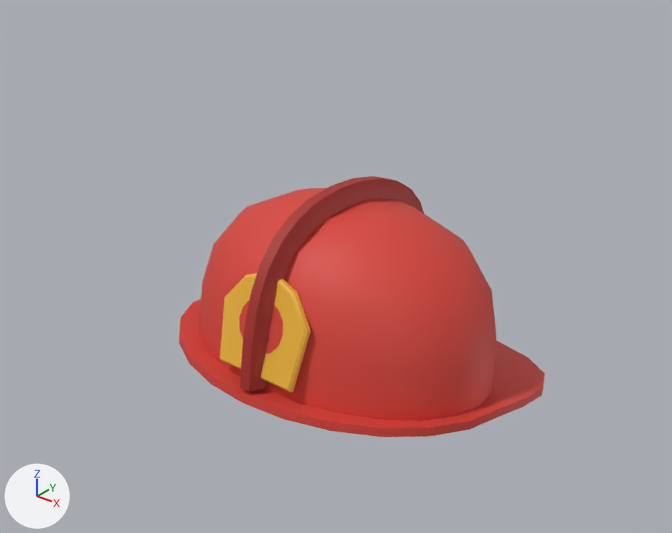
Renders of the FBX model Overbooked/arte/accesorios/CascoBombero.fbx from each side of a commit.
Camera for both pictures: a 50 mm lens placed at (1.85, -2.5, 2.08), pointed at (-0.05, -0.12, 0.6). The axes (+X, +Y, +Z) are drawn at lower left. The lights are the same throughout. The picture after the commit comes second.

In view in the first picture: 'CascoBombero'.
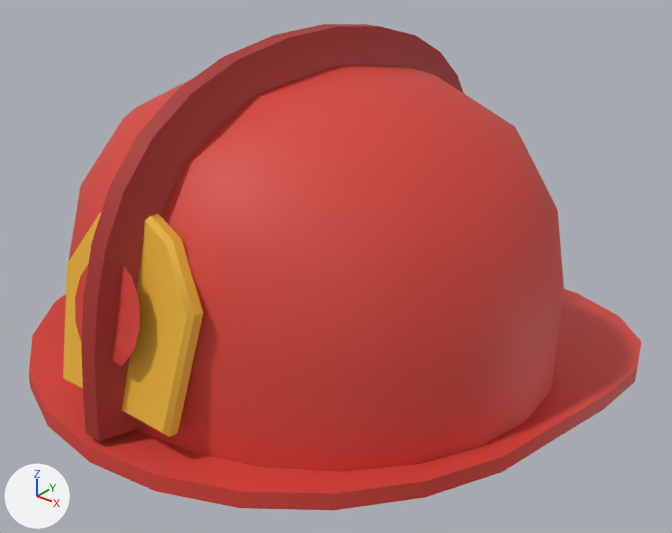
What differs and where, as boxes (x1, y1, x2, y2) in the pictures (672 x 533 px; the box of a moved part takes in the faces that stretch with it):
'CascoBombero', reshaped (67% wider, 86% taller)
    before: (179, 176, 545, 437)
    after: (29, 24, 641, 510)
part 1 of me_cascobombero, moved or reshaped
    before: (240, 176, 424, 392)
    after: (81, 24, 463, 441)
part 2 of me_cascobombero, moved or reshaped
    before: (179, 299, 545, 437)
    after: (29, 289, 641, 510)
part 3 of me_cascobombero, added (red)
    after: (69, 65, 564, 472)
part 4 of me_cascobombero, added (orange)
    after: (63, 212, 204, 437)
part 5 of me_cascobombero, added (red)
    after: (75, 265, 140, 367)
part 6 of me_cascobombero, deleted (red)
    before: (199, 188, 496, 421)
part 7 of me_cascobombero, deleted (orange)
    before: (220, 273, 311, 392)
part 8 of me_cascobombero, deleted (red)
    before: (239, 301, 283, 354)

What the commit changed:
me_cascobombero is used by ob_cascobombero; location (0.0, 0.0, 0.0).
me_cascobombero had 464 vertices, 483 faces and spanned x -0.685..0.685, y -0.675..0.675, z 0.0..0.94.
me_cascobombero now has 464 vertices, 483 faces and spans x -0.965..0.965, y -1.28..1.28, z 0.0..1.49.
me_cascobombero part 1: the loose piece of 126 vertices spanning x -0.04..0.04, y -0.662..0.384, z 0.228..0.94 is multiplied about its middle by the matrix ((1.409, 0.0, 0.0), (0.0, 1.87, -0.119), (0.0, 0.066, 1.645)), then moved by (0.0, -0.169, 0.324).
me_cascobombero part 2: the loose piece of 144 vertices spanning x -0.685..0.685, y -0.675..0.675, z 0.0..0.357 is multiplied about its middle by the matrix ((1.409, 0.0, 0.0), (0.0, 1.87, -0.119), (0.0, 0.066, 1.645)), then moved by (0.0, 0.0, 0.071).
me_cascobombero part 3: a new loose piece of 145 vertices spanning x -0.84..0.84, y -1.136..0.558, z 0.296..1.375, in mat_kitextra_palette (picture img_accesorios_palette_png).
me_cascobombero part 4: a new loose piece of 28 vertices spanning x -0.259..0.259, y -1.188..-0.983, z 0.572..1.151, in mat_kitextra_palette (picture img_accesorios_palette_png).
me_cascobombero part 5: a new loose piece of 14 vertices spanning x -0.135..0.135, y -1.197..-1.08, z 0.713..1.023, in mat_kitextra_palette (picture img_accesorios_palette_png).
me_cascobombero part 6: the loose piece of 145 vertices spanning x -0.596..0.596, y -0.598..0.312, z 0.196..0.866 is deleted.
me_cascobombero part 7: the loose piece of 28 vertices spanning x -0.184..0.184, y -0.62..-0.491, z 0.398..0.747 is deleted.
me_cascobombero part 8: the loose piece of 14 vertices spanning x -0.096..0.096, y -0.601..-0.546, z 0.484..0.663 is deleted.
Other edits to the shape of me_cascobombero do not show in these pictures.
